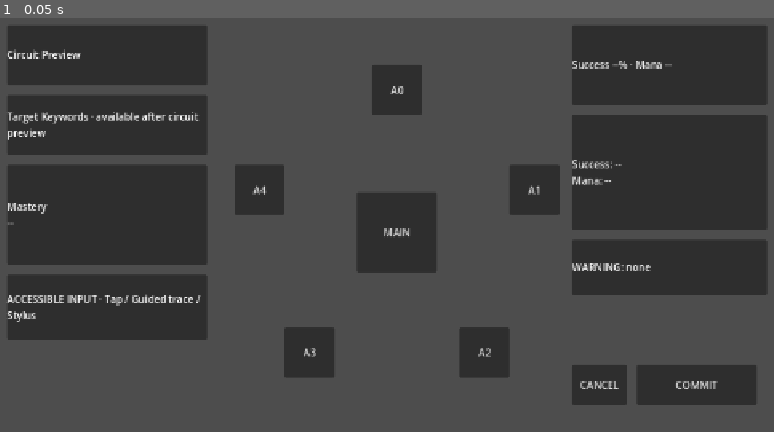
Above: before the commit, frame 1.
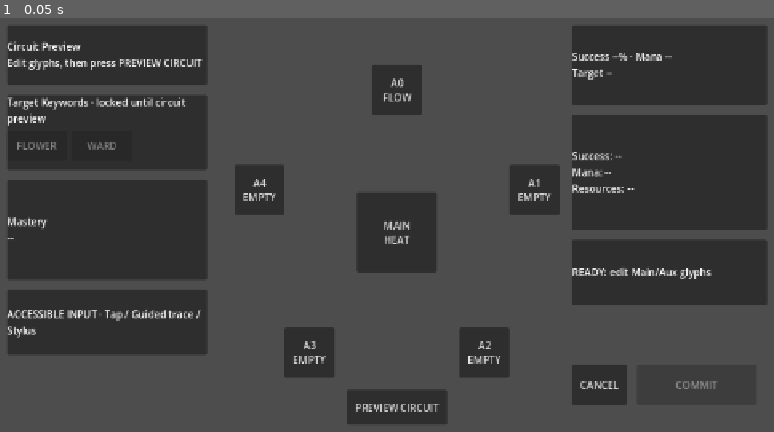
Above: after the commit, the same moment.

Repository: alsdmlals4-eng/GRIMOIRE-
Game: Godot game, scene res://src/ui/star_circuit_harness.tscn
Two runs of this game, one before a commit and one after it. Both use one fixed random seed, a clock stepped at 60 frames per second and the inputs below.
Inputs:
- Up to frame 1 (0.05 s): no input

The runs differ from the first frame. In frame 1, 8.5% of the frame differs, in the area x 0-99%, y 5-99%.

Commit message:
feat: add interactive controls to star harness scene

Diff:
--- a/src/ui/star_circuit_harness.tscn
+++ b/src/ui/star_circuit_harness.tscn
@@ -30,8 +30,8 @@
 offset_right = 704.0
 offset_bottom = 412.0
 custom_minimum_size = Vector2(48, 48)
-text = "MAIN"
-tooltip_text = "Main glyph: exactly one"
+text = "MAIN\nHEAT"
+tooltip_text = "Click to cycle the main glyph"
 
 [node name="StarVertices" type="Control" parent="SafeArea"]
 layout_mode = 1
@@ -48,8 +48,8 @@
 offset_right = 680.0
 offset_bottom = 160.0
 custom_minimum_size = Vector2(48, 48)
-text = "A0"
-tooltip_text = "Optional auxiliary glyph 1 of 5"
+text = "A0\nFLOW"
+tooltip_text = "Click to cycle optional auxiliary glyph 1 of 5"
 
 [node name="Vertex1" type="Button" parent="SafeArea/StarVertices"]
 offset_left = 820.0
@@ -57,8 +57,8 @@
 offset_right = 900.0
 offset_bottom = 320.0
 custom_minimum_size = Vector2(48, 48)
-text = "A1"
-tooltip_text = "Optional auxiliary glyph 2 of 5"
+text = "A1\nEMPTY"
+tooltip_text = "Click to cycle optional auxiliary glyph 2 of 5"
 
 [node name="Vertex2" type="Button" parent="SafeArea/StarVertices"]
 offset_left = 740.0
@@ -66,8 +66,8 @@
 offset_right = 820.0
 offset_bottom = 580.0
 custom_minimum_size = Vector2(48, 48)
-text = "A2"
-tooltip_text = "Optional auxiliary glyph 3 of 5"
+text = "A2\nEMPTY"
+tooltip_text = "Click to cycle optional auxiliary glyph 3 of 5"
 
 [node name="Vertex3" type="Button" parent="SafeArea/StarVertices"]
 offset_left = 460.0
@@ -75,8 +75,8 @@
 offset_right = 540.0
 offset_bottom = 580.0
 custom_minimum_size = Vector2(48, 48)
-text = "A3"
-tooltip_text = "Optional auxiliary glyph 4 of 5"
+text = "A3\nEMPTY"
+tooltip_text = "Click to cycle optional auxiliary glyph 4 of 5"
 
 [node name="Vertex4" type="Button" parent="SafeArea/StarVertices"]
 offset_left = 380.0
@@ -84,8 +84,8 @@
 offset_right = 460.0
 offset_bottom = 320.0
 custom_minimum_size = Vector2(48, 48)
-text = "A4"
-tooltip_text = "Optional auxiliary glyph 5 of 5"
+text = "A4\nEMPTY"
+tooltip_text = "Click to cycle optional auxiliary glyph 5 of 5"
 
 [node name="CircuitPreviewPanel" type="PanelContainer" parent="SafeArea"]
 offset_left = 16.0
@@ -94,24 +94,47 @@
 offset_bottom = 112.0
 
 [node name="Label" type="Label" parent="SafeArea/CircuitPreviewPanel"]
-text = "Circuit Preview"
+text = "Circuit Preview\nEdit glyphs, then press PREVIEW CIRCUIT"
 autowrap_mode = 2
 
 [node name="TargetKeywordPanel" type="PanelContainer" parent="SafeArea"]
 offset_left = 16.0
 offset_top = 128.0
 offset_right = 336.0
-offset_bottom = 224.0
-
-[node name="Label" type="Label" parent="SafeArea/TargetKeywordPanel"]
-text = "Target Keywords · available after circuit preview"
-autowrap_mode = 2
+offset_bottom = 248.0
+
+[node name="Content" type="VBoxContainer" parent="SafeArea/TargetKeywordPanel"]
+layout_mode = 2
+theme_override_constants/separation = 8
+
+[node name="Label" type="Label" parent="SafeArea/TargetKeywordPanel/Content"]
+layout_mode = 2
+text = "Target Keywords · locked until circuit preview"
+autowrap_mode = 2
+
+[node name="TargetButtons" type="HBoxContainer" parent="SafeArea/TargetKeywordPanel/Content"]
+layout_mode = 2
+theme_override_constants/separation = 8
+
+[node name="FlowerButton" type="Button" parent="SafeArea/TargetKeywordPanel/Content/TargetButtons"]
+custom_minimum_size = Vector2(96, 48)
+layout_mode = 2
+disabled = true
+text = "FLOWER"
+tooltip_text = "Select the flower as the explicit target"
+
+[node name="WardButton" type="Button" parent="SafeArea/TargetKeywordPanel/Content/TargetButtons"]
+custom_minimum_size = Vector2(96, 48)
+layout_mode = 2
+disabled = true
+text = "WARD"
+tooltip_text = "Select the ward as the explicit target"
 
 [node name="MasteryPanel" type="PanelContainer" parent="SafeArea"]
 offset_left = 16.0
-offset_top = 240.0
-offset_right = 336.0
-offset_bottom = 400.0
+offset_top = 264.0
+offset_right = 336.0
+offset_bottom = 424.0
 
 [node name="Label" type="Label" parent="SafeArea/MasteryPanel"]
 text = "Mastery\n--"
@@ -124,17 +147,17 @@
 offset_bottom = 344.0
 
 [node name="Label" type="Label" parent="SafeArea/BreakdownPanel"]
-text = "Success: --\nMana: --"
+text = "Success: --\nMana: --\nResources: --"
 autowrap_mode = 2
 
 [node name="WarningPanel" type="PanelContainer" parent="SafeArea"]
 offset_left = 920.0
 offset_top = 360.0
 offset_right = 1232.0
-offset_bottom = 448.0
+offset_bottom = 464.0
 
 [node name="Label" type="Label" parent="SafeArea/WarningPanel"]
-text = "WARNING: none"
+text = "READY: edit Main/Aux glyphs"
 autowrap_mode = 2
 
 [node name="FinalPreviewPanel" type="PanelContainer" parent="SafeArea"]
@@ -144,7 +167,7 @@
 offset_bottom = 144.0
 
 [node name="Label" type="Label" parent="SafeArea/FinalPreviewPanel"]
-text = "Success --% · Mana --"
+text = "Success --% · Mana --\nTarget --"
 autowrap_mode = 2
 
 [node name="InsufficientManaState" type="PanelContainer" parent="SafeArea"]
@@ -171,13 +194,22 @@
 
 [node name="AccessibilityInputPanel" type="PanelContainer" parent="SafeArea"]
 offset_left = 16.0
-offset_top = 416.0
-offset_right = 336.0
-offset_bottom = 520.0
+offset_top = 440.0
+offset_right = 336.0
+offset_bottom = 544.0
 
 [node name="Label" type="Label" parent="SafeArea/AccessibilityInputPanel"]
 text = "ACCESSIBLE INPUT · Tap / Guided trace / Stylus"
 autowrap_mode = 2
+
+[node name="PreviewButton" type="Button" parent="SafeArea"]
+offset_left = 560.0
+offset_top = 600.0
+offset_right = 720.0
+offset_bottom = 656.0
+custom_minimum_size = Vector2(48, 48)
+text = "PREVIEW CIRCUIT"
+tooltip_text = "Validate the selected star circuit before target selection"
 
 [node name="CancelButton" type="Button" parent="SafeArea"]
 offset_left = 920.0
@@ -186,7 +218,7 @@
 offset_bottom = 624.0
 custom_minimum_size = Vector2(48, 48)
 text = "CANCEL"
-tooltip_text = "Cancel without resource mutation"
+tooltip_text = "Cancel without resource mutation and reset the demo"
 
 [node name="CommitButton" type="Button" parent="SafeArea"]
 offset_left = 1024.0
@@ -194,5 +226,6 @@
 offset_right = 1216.0
 offset_bottom = 624.0
 custom_minimum_size = Vector2(48, 48)
+disabled = true
 text = "COMMIT"
-tooltip_text = "Explicit commit after final preview"
+tooltip_text = "Explicit two-step commit after final preview"
